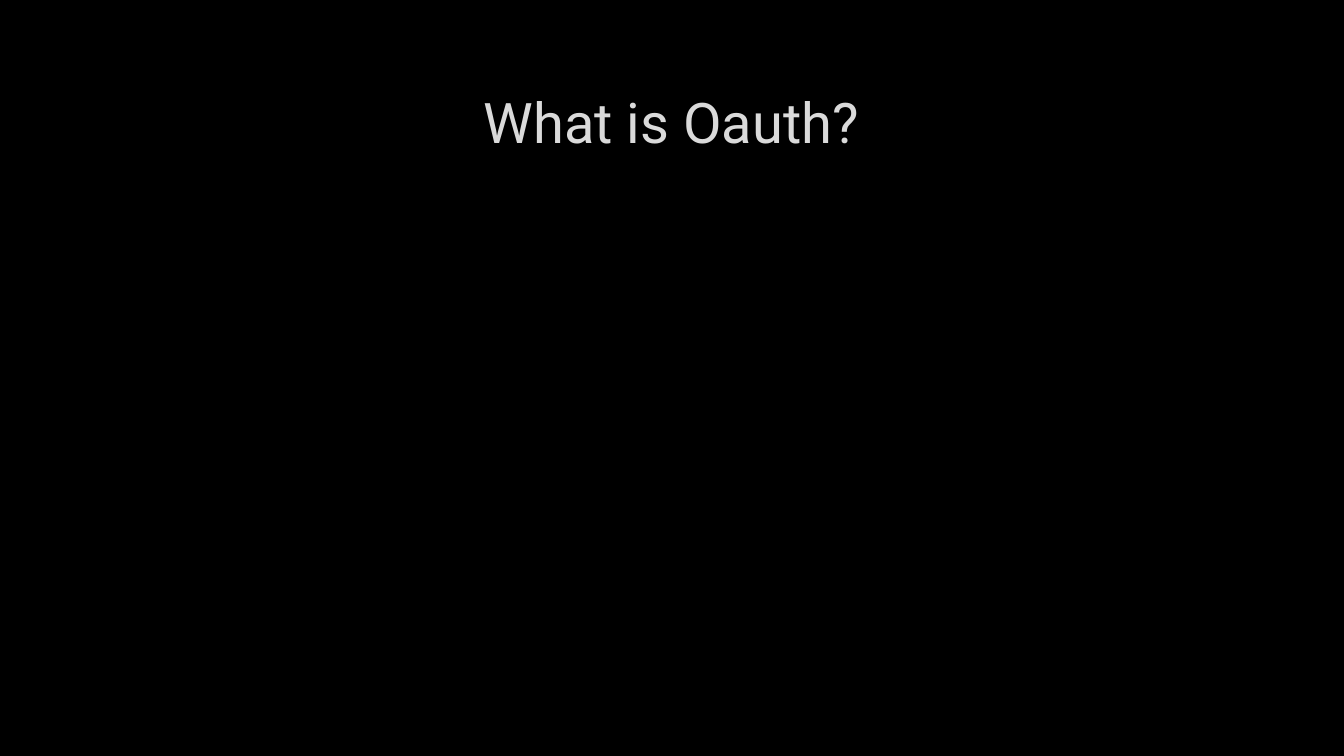
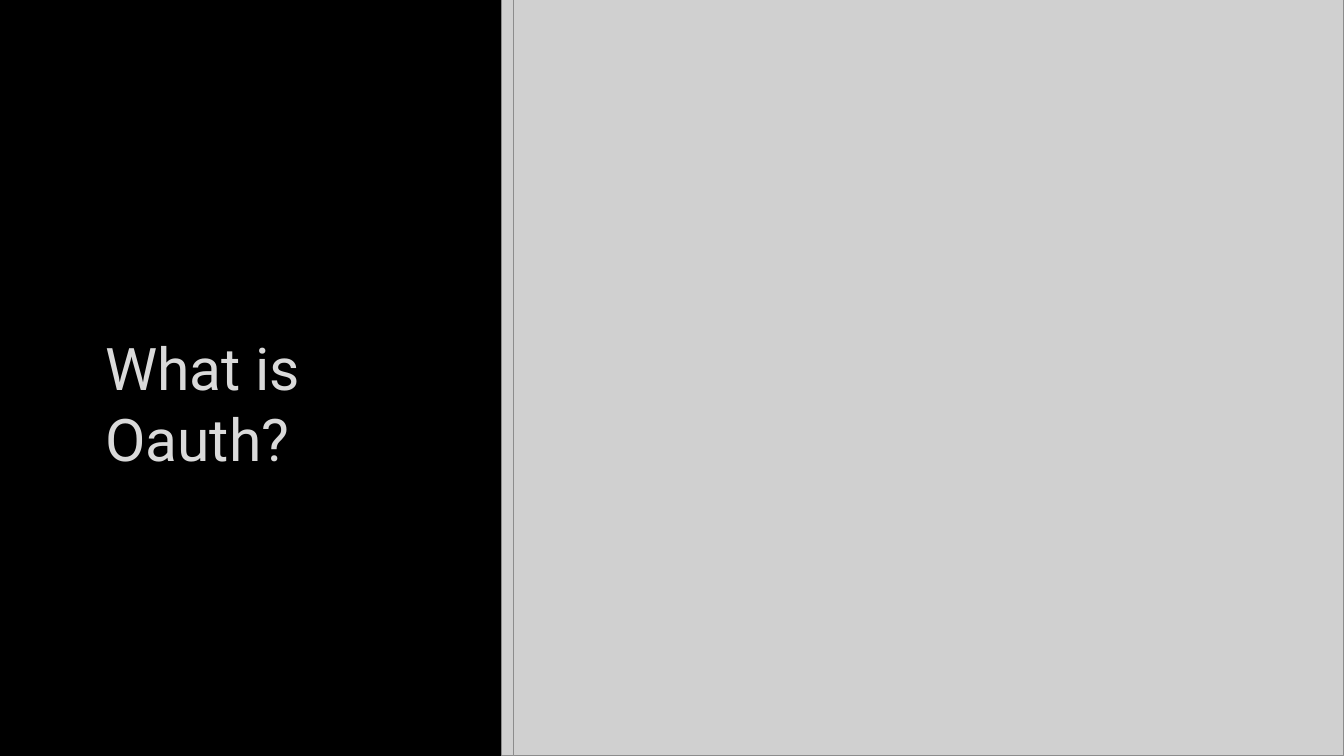
Before and after one commit to hexa-decim8/ISBPM, a slide deck: slide 16 of Class_Materials/Week_2/Day_3/ISBPM w2d3.pptx (slide 6 before the commit). Drawn at 1344x756 pixels with LibreOffice and Linux fonts; fonts in the diff are those of the drawing; grey boxes stand for pictures; background and template pictures are left out. Boxes give left, top, right and bottom in pixels: in the first picture for what was removed or moved away, otherwise in the second. Text is boxed around its words. In the diff, an @@ line names an element or a change of style, - is before the commit and + after.

Commit message:
day 3 slides updated

```diff
--- a/Class_Materials/Week_2/Day_3/ISBPM w2d3.pptx
+++ b/Class_Materials/Week_2/Day_3/ISBPM w2d3.pptx
@@ picture added at (x1=502, y1=0, x2=1344, y2=756) @@
@@ picture added at (x1=513, y1=0, x2=1344, y2=756) @@
@@ picture added at (x1=827, y1=0, x2=1344, y2=756) @@
@@ title "What is Oauth?" moved from (x1=484, y1=101, x2=858, y2=144) to (x1=105, y1=346, x2=300, y2=462) @@
@@ title "What is Oauth?" at (x1=105, y1=346, x2=300, y2=462): size 40 to 42 pt; alignment centre to left; vertical alignment middle to bottom @@
```
Also in this commit, not shown: 2 other slides changed, 10 slides added, 1 other file.
